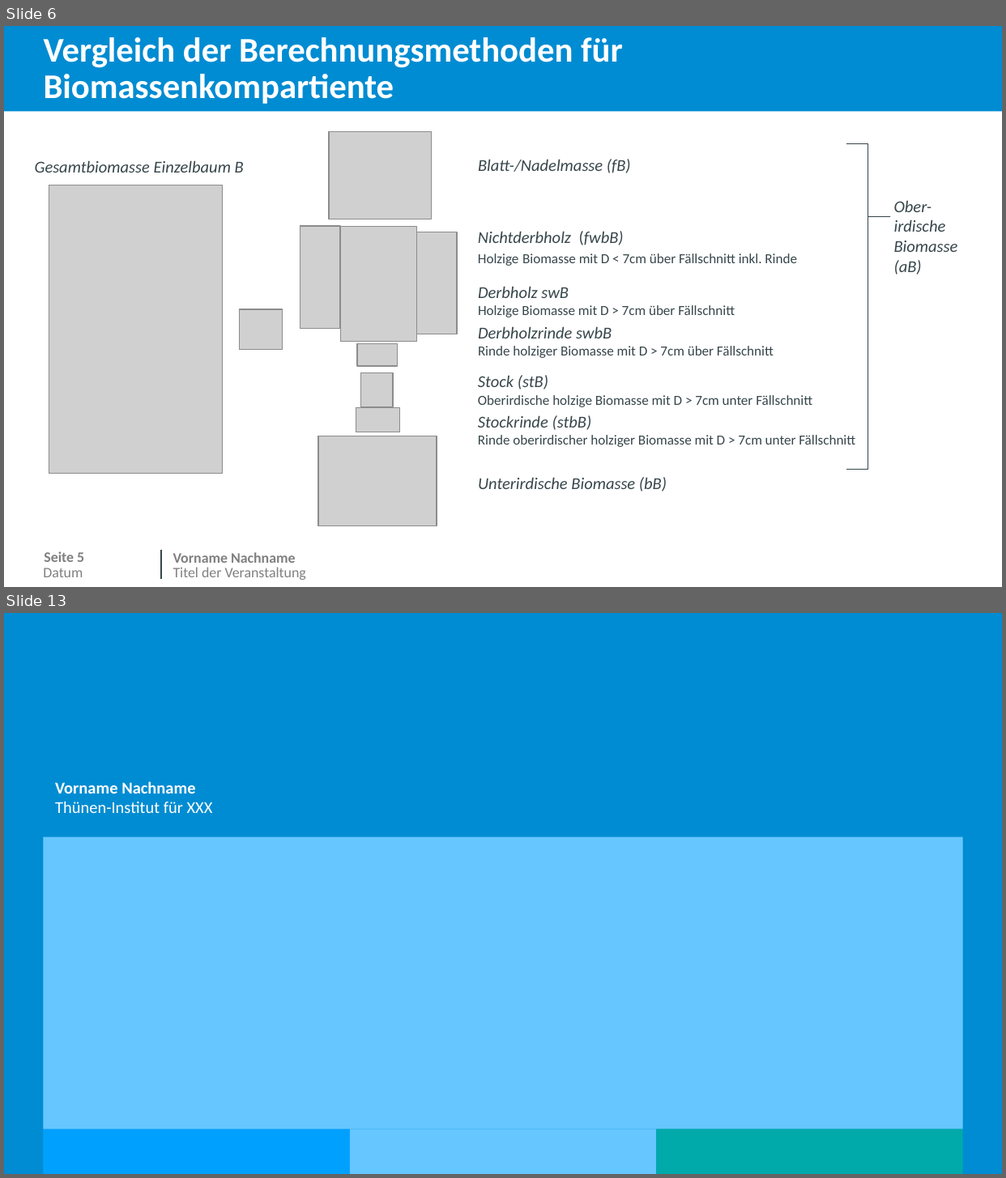
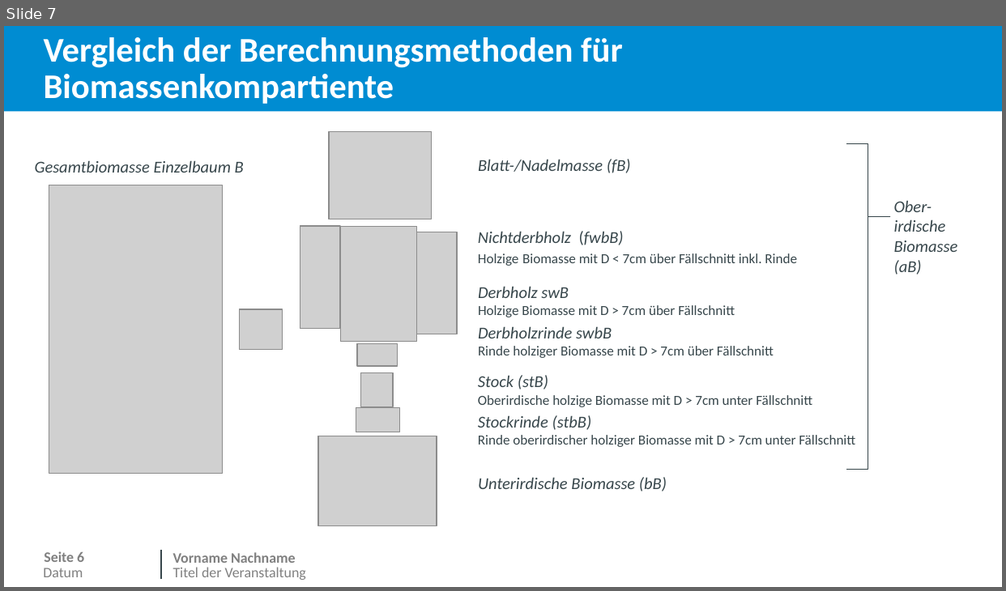
Before and after one commit to JetteGercken/TI_BZE_BE_analysis, a slide deck: info/biomasse_vergleich_MoMoK_BE.pptx. Shown one above the other, each under a label of ours: slides 6 and 13 before the commit, slide 7 after it; the slides between them are not shown. The pictures are 1006x1178 and 1006x591 pixels, drawn with LibreOffice and Linux fonts; fonts in the diff are those of the drawing; grey boxes stand for pictures; background and template pictures are left out. Boxes give left, top, right and bottom in pixels: in the first picture for what was removed or moved away, otherwise in the second. Text is boxed around its words. In the diff, an @@ line names an element or a change of style, - is before the commit and + after.

```diff
--- a/info/biomasse_vergleich_MoMoK_BE.pptx
+++ b/info/biomasse_vergleich_MoMoK_BE.pptx
@@ slide 13 removed at bbox=[4, 613, 1002, 1174], background #FFFFFF @@
@@ rectangle removed at bbox=[4, 613, 1002, 1174] @@
@@ text removed at bbox=[55, 781, 195, 794] @@
-Vorname Nachname
@@ text removed at bbox=[55, 801, 213, 813] @@
-Thünen-Institut für XXX
@@ rectangle removed at bbox=[43, 837, 963, 1129] @@
@@ rectangle removed at bbox=[43, 1130, 349, 1174] @@
@@ rectangle removed at bbox=[349, 1130, 655, 1174] @@
@@ rectangle removed at bbox=[657, 1129, 963, 1174] @@
@@ what was slide 6 is now slide 7 @@
@@ page number at bbox=[44, 552, 84, 562]: text changed @@
-Seite 5
+Seite 6
```
Also in this commit, not shown: 6 slides changed, 5 slides added, 3 other slides removed, 1 other file.
